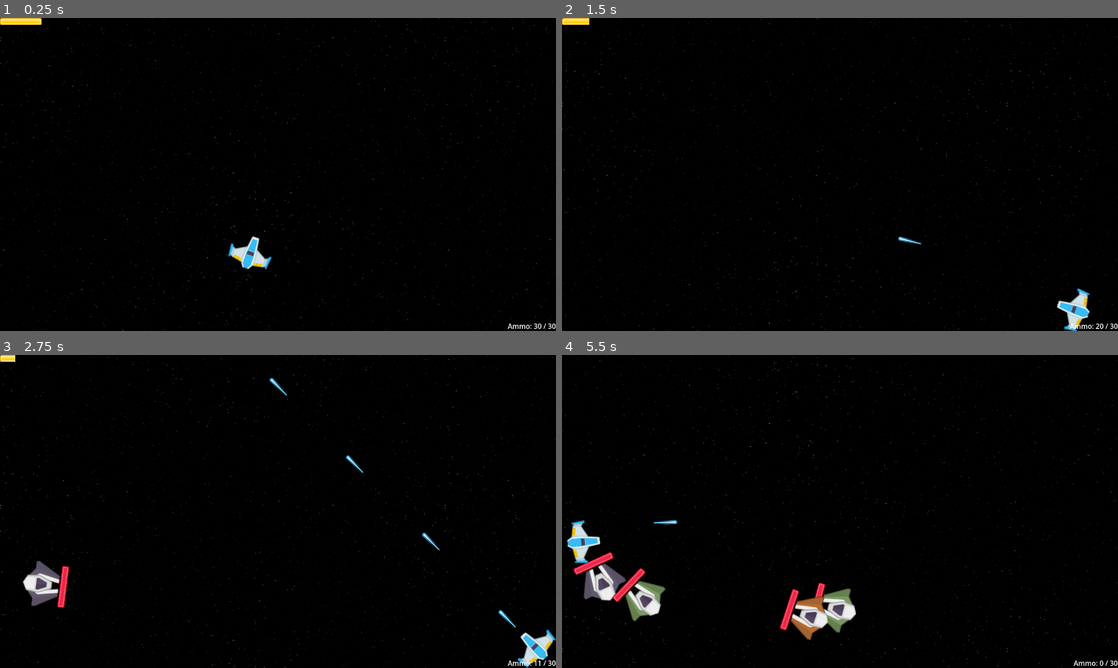
Above: before the commit, frames 1-4 (two rows, left to right).
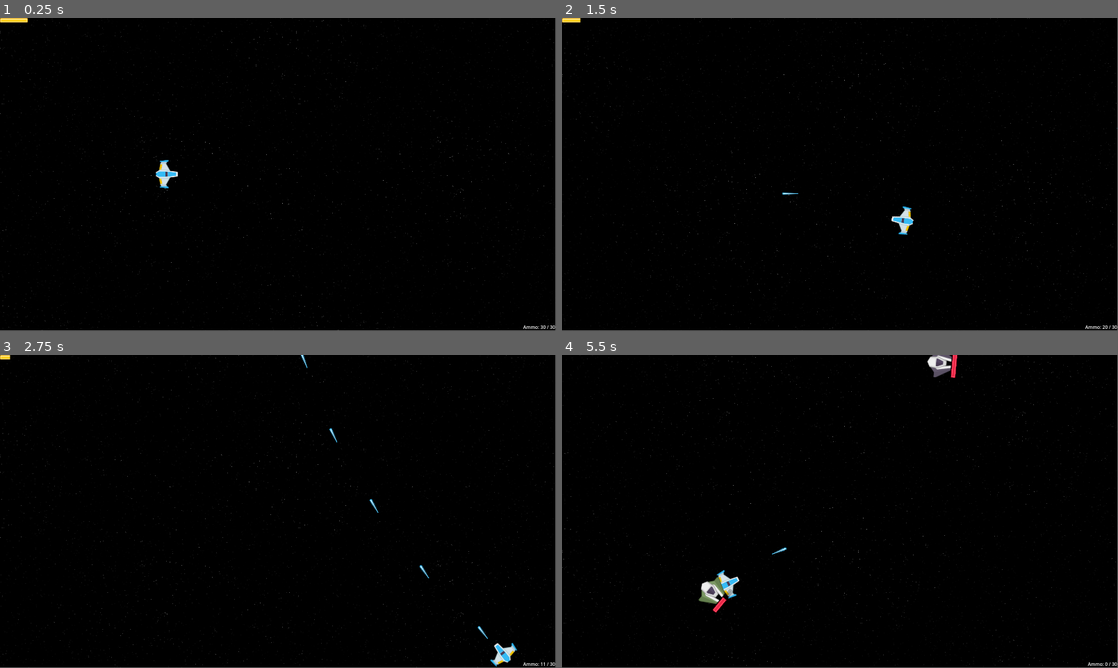
Above: after the commit, the same moments.

Repository: DavideZenobi/space-shooter
Game: Godot game, scene res://scenes/levels/level_1/level_1.tscn
The game is run twice, just before and just after one commit, with the same random seed, the same clock (stepped at 60 frames per second) and the same inputs.
Inputs (mouse positions are in pixels of both pictures, inside the frame that each line leads up to):
- Up to frame 1 (0.25 s): no input
- Up to frame 2 (1.5 s): move the mouse to (962, 158) at 0.52 s; hold D (move_right) 0.53-1.28 s; hold Space (shoot) 0.53-1.28 s; move the mouse to (728, 190) at 1.27 s; hold S (move_down) from 1.28 s (still down); tap Space (shoot) at 1.35 s
- Up to frame 3 (2.75 s): move the mouse to (333, 442) at 2.02 s; release S (move_down) at 2.03 s; hold D (move_right) from 2.03 s (still down); hold Space (shoot) from 2.03 s (still down)
- Up to frame 4 (5.5 s): move the mouse to (812, 574) at 2.77 s; release D (move_right) at 2.78 s; release Space (shoot) at 2.78 s; hold W (move_up) 2.78-3.53 s; tap Space (shoot) at 2.85, 4.35 s; move the mouse to (1006, 558) at 3.52 s; hold Space (shoot) 3.53-4.28 s; hold A (move_left) 3.53-5.03 s; move the mouse to (673, 464) at 4.27 s; move the mouse to (867, 511) at 5.02 s; hold S (move_down) from 5.03 s (still down); hold Space (shoot) from 5.03 s (still down)
In our replay, the window is 800x450 before the commit and 799x449 after it. These sizes can differ from the game's own. Grey fills any space a smaller window leaves; there, only what the larger window draws over its background counts as a difference.

The runs differ from the first frame. In frame 1, 1.3% of the frame differs, in the area x 0-100%, y 0-100%; in frame 2, 1.3%; in frame 3, 2.3%; in frame 4, 4.7%.

Commit message:
another big update

Diff:
--- a/project.godot
+++ b/project.godot
@@ -18,18 +18,20 @@
 [autoload]
 
 Util="*res://scripts/singletons/util.gd"
-ResourcesDatabase="*res://scripts/singletons/resources_database.gd"
-ScenesDatabase="*res://scripts/singletons/scenes_database.gd"
-TexturesDatabase="*res://scripts/singletons/textures_database.gd"
+ResourcesDatabase="*res://scripts/databases/resources_database.gd"
+ScenesDatabase="*res://scripts/databases/scenes_database.gd"
+TexturesDatabase="*res://scripts/databases/textures_database.gd"
 SignalBus="*res://scripts/singletons/signal_bus.gd"
 SceneManager="*res://scripts/singletons/scene_manager.gd"
 PlayerManager="*res://scripts/singletons/player_manager.gd"
 SpawnManager="*res://scripts/singletons/spawn_manager.gd"
+AudioManager="*res://scripts/singletons/audio_manager.gd"
+AudioDatabase="*res://scripts/databases/audio_database.gd"
 
 [display]
 
-window/size/viewport_width=1280
-window/size/viewport_height=720
+window/size/viewport_width=1920
+window/size/viewport_height=1080
 
 [dotnet]
 
--- a/resources/enemies/lightweight_easy.tres
+++ b/resources/enemies/lightweight_easy.tres
@@ -1,4 +1,4 @@
-[gd_resource type="Resource" script_class="EnemyType" load_steps=3 format=3 uid="uid://30umqdl18twl"]
+[gd_resource type="Resource" script_class="EnemyData" load_steps=3 format=3 uid="uid://30umqdl18twl"]
 
 [ext_resource type="Script" path="res://resources/enemies/enemy_data.gd" id="1_2117v"]
 [ext_resource type="Texture2D" uid="uid://fvkcg13a8qy" path="res://assets/enemy_ships/enemyRed1.png" id="2_hbeex"]
@@ -9,4 +9,6 @@
 difficulty = 0
 sprite = ExtResource("2_hbeex")
 health = 20
+bullet = 0
 damage = 10
+speed = 1000
--- a/resources/enemies/lightweight_hard.tres
+++ b/resources/enemies/lightweight_hard.tres
@@ -1,4 +1,4 @@
-[gd_resource type="Resource" script_class="EnemyType" load_steps=3 format=3 uid="uid://4n2my561k348"]
+[gd_resource type="Resource" script_class="EnemyData" load_steps=3 format=3 uid="uid://4n2my561k348"]
 
 [ext_resource type="Script" path="res://resources/enemies/enemy_data.gd" id="1_fc2ro"]
 [ext_resource type="Texture2D" uid="uid://df5v8ibmxm1gd" path="res://assets/enemy_ships/enemyBlack1.png" id="2_qaopr"]
@@ -9,4 +9,6 @@
 difficulty = 2
 sprite = ExtResource("2_qaopr")
 health = 50
+bullet = 0
 damage = 25
+speed = 1000
--- a/resources/enemies/lightweight_medium.tres
+++ b/resources/enemies/lightweight_medium.tres
@@ -1,4 +1,4 @@
-[gd_resource type="Resource" script_class="EnemyType" load_steps=3 format=3 uid="uid://caw5nn5m1d0g"]
+[gd_resource type="Resource" script_class="EnemyData" load_steps=3 format=3 uid="uid://caw5nn5m1d0g"]
 
 [ext_resource type="Script" path="res://resources/enemies/enemy_data.gd" id="1_fpq08"]
 [ext_resource type="Texture2D" uid="uid://biw5vim545olu" path="res://assets/enemy_ships/enemyGreen1.png" id="2_piwjv"]
@@ -9,4 +9,6 @@
 difficulty = 1
 sprite = ExtResource("2_piwjv")
 health = 30
+bullet = 0
 damage = 15
+speed = 1000
--- a/resources/enemies/tracker_easy.tres
+++ b/resources/enemies/tracker_easy.tres
@@ -1,4 +1,4 @@
-[gd_resource type="Resource" script_class="EnemyType" load_steps=3 format=3 uid="uid://c2vkso3lvmsud"]
+[gd_resource type="Resource" script_class="EnemyData" load_steps=3 format=3 uid="uid://c2vkso3lvmsud"]
 
 [ext_resource type="Script" path="res://resources/enemies/enemy_data.gd" id="1_4krm2"]
 [ext_resource type="Texture2D" uid="uid://d2sada3ixmbt4" path="res://assets/enemy_ships/enemyRed2.png" id="2_fydua"]
@@ -9,4 +9,6 @@
 difficulty = 0
 sprite = ExtResource("2_fydua")
 health = 20
+bullet = 0
 damage = 15
+speed = 1000
--- a/resources/enemies/tracker_hard.tres
+++ b/resources/enemies/tracker_hard.tres
@@ -1,4 +1,4 @@
-[gd_resource type="Resource" script_class="EnemyType" load_steps=3 format=3 uid="uid://c68jwj5r6bu0w"]
+[gd_resource type="Resource" script_class="EnemyData" load_steps=3 format=3 uid="uid://c68jwj5r6bu0w"]
 
 [ext_resource type="Script" path="res://resources/enemies/enemy_data.gd" id="1_q5nms"]
 [ext_resource type="Texture2D" uid="uid://bkrq2ggy2a2rk" path="res://assets/enemy_ships/enemyBlack2.png" id="2_dwm1l"]
@@ -9,4 +9,6 @@
 difficulty = 2
 sprite = ExtResource("2_dwm1l")
 health = 35
+bullet = 0
 damage = 45
+speed = 1000
--- a/resources/enemies/tracker_medium.tres
+++ b/resources/enemies/tracker_medium.tres
@@ -1,4 +1,4 @@
-[gd_resource type="Resource" script_class="EnemyType" load_steps=3 format=3 uid="uid://t56qbrnps80a"]
+[gd_resource type="Resource" script_class="EnemyData" load_steps=3 format=3 uid="uid://t56qbrnps80a"]
 
 [ext_resource type="Script" path="res://resources/enemies/enemy_data.gd" id="1_hkug5"]
 [ext_resource type="Texture2D" uid="uid://66ltvgh3ta5d" path="res://assets/enemy_ships/enemyGreen2.png" id="2_icdb3"]
@@ -9,4 +9,6 @@
 difficulty = 1
 sprite = ExtResource("2_icdb3")
 health = 25
+bullet = 0
 damage = 25
+speed = 1000
--- a/scenes/bullets/basic/basic_bullet.tscn
+++ /dev/null
@@ -1,19 +0,0 @@
-[gd_scene load_steps=3 format=3 uid="uid://c83gcqprq8jq7"]
-
-[ext_resource type="Texture2D" uid="uid://b8luged6pgda2" path="res://assets/player_bullets/laserBlue01.png" id="1_drx0e"]
-
-[sub_resource type="RectangleShape2D" id="RectangleShape2D_6b2vt"]
-size = Vector2(54, 8)
-
-[node name="BasicBullet" type="Node2D"]
-
-[node name="Sprite2D" type="Sprite2D" parent="."]
-rotation = 1.5708
-texture = ExtResource("1_drx0e")
-
-[node name="Area2D" type="Area2D" parent="."]
-
-[node name="CollisionShape2D" type="CollisionShape2D" parent="Area2D"]
-shape = SubResource("RectangleShape2D_6b2vt")
-
-[node name="VisibleOnScreenNotifier2D" type="VisibleOnScreenNotifier2D" parent="."]
--- a/scenes/bullets/bullet.gd
+++ b/scenes/bullets/bullet.gd
@@ -1,9 +1,12 @@
-class_name Bullet extends Node
+class_name Bullet extends Node2D
 
-var damage: int;
-var speed: int;
+@export var damage: int;
+@export var speed: int;
 
 var has_collided: bool = false;
+
+func _physics_process(delta: float) -> void:
+	position += Vector2.RIGHT.rotated(rotation) * speed * delta;
 
 func _on_area_entered(area: Area2D):
 	if has_collided:
@@ -11,7 +14,7 @@
 
 	var attack = Attack.new();
 	attack.damage = self.damage;
-	area.get_parent().get_node("HealthComponent").damage(attack);
+	area.get_parent().hitted(attack);
 
 	has_collided = true;
 	queue_free();
--- /dev/null
+++ b/scenes/bullets/enemy/basic/enemy_basic_bullet.tscn
@@ -0,0 +1,28 @@
+[gd_scene load_steps=4 format=3 uid="uid://d2rldvr5jcxbo"]
+
+[ext_resource type="Texture2D" uid="uid://bs1qaw4py4hwh" path="res://assets/enemy_bullets/laserRed01.png" id="1_4d635"]
+[ext_resource type="Script" path="res://scenes/bullets/bullet.gd" id="1_n4xvk"]
+
+[sub_resource type="RectangleShape2D" id="RectangleShape2D_u5aa4"]
+size = Vector2(53, 8)
+
+[node name="EnemyBasicBullet" type="Node2D"]
+script = ExtResource("1_n4xvk")
+damage = 10
+speed = 3000
+
+[node name="Sprite2D" type="Sprite2D" parent="."]
+rotation = 1.5708
+texture = ExtResource("1_4d635")
+
+[node name="Area2D" type="Area2D" parent="."]
+collision_layer = 8
+
+[node name="CollisionShape2D" type="CollisionShape2D" parent="Area2D"]
+position = Vector2(-0.5, 0)
+shape = SubResource("RectangleShape2D_u5aa4")
+
+[node name="VisibleOnScreenNotifier2D" type="VisibleOnScreenNotifier2D" parent="."]
+
+[connection signal="area_entered" from="Area2D" to="." method="_on_area_entered"]
+[connection signal="screen_exited" from="VisibleOnScreenNotifier2D" to="." method="_on_screen_exited"]
--- /dev/null
+++ b/scenes/bullets/player/basic/player_basic_bullet.tscn
@@ -0,0 +1,3 @@
+[gd_scene format=3 uid="uid://baov6ngi77hwr"]
+
+[node name="PlayerBasicBullet" type="Node2D"]
--- a/scenes/components/game_manager/game_manager.gd
+++ b/scenes/components/game_manager/game_manager.gd
@@ -30,7 +30,7 @@
 	## Add enemy to the tree
 	get_tree().root.add_child(new_enemy);
 	new_enemy.initialize();
-	new_enemy.global_position = Vector2(randi_range(0 + 50, 1280 - 50), randi_range(0 + 50, 720 - 50));
+	new_enemy.global_position = Vector2(randi_range(-1280 + 50, 0 - 50), randi_range(-720 + 50, 0 - 50));
 
 func spawn_bullet():
 
--- a/scenes/enemies/enemy.gd
+++ b/scenes/enemies/enemy.gd
@@ -27,3 +27,6 @@
 
 	health_component.initialize(enemy_data.health);
 	health_bar.initialize(health_component);
+
+func hitted(attack: Attack):
+	health_component.damage(attack);
--- a/scenes/enemies/tracker/tracker_enemy.gd
+++ b/scenes/enemies/tracker/tracker_enemy.gd
@@ -2,25 +2,43 @@
 
 enum States {IDLE, MOVING_TO_TARGET, TRACKING, ATTACKING};
 
-var state : States = States.MOVING_TO_TARGET;
+var state : States = States.IDLE;
 var target_position: Vector2;
 var direction: Vector2;
 
+@onready var start_moving_timer: Timer = $StartMoving;
+@onready var shoot_timer: Timer = $Shoot;
+
 func _ready():
 	target_position = Vector2(randi_range(0, 1920), randi_range(0, 1080));
+	start_moving_timer.start();
 
 func _physics_process(delta):
-	look_at(PlayerManager.get_player_position());
-	return;
-	if state == States.MOVING_TO_TARGET:
-		look_at(target_position);
-		direction = (target_position - global_position).normalized();
-		##velocity = direction * enemy_data.speed;
-		##move_and_slide();
-		if global_position.distance_to(target_position) < 10.0:
-			state = States.TRACKING;
+	match state:
+		States.IDLE:
+			look_at(target_position);
+		States.MOVING_TO_TARGET:
+			look_at(target_position);
+			direction = (target_position - global_position).normalized();
+			position += direction * enemy_data.speed * delta;
+			if global_position.distance_to(target_position) < 10.0:
+				change_state(States.TRACKING);
+				shoot_timer.start();
+		States.TRACKING:
+			look_at(PlayerManager.get_player_position());
+		States.ATTACKING:
+			pass;
 
-	elif state == States.TRACKING:
-		look_at(PlayerManager.get_player_position());
-	elif state == States.ATTACKING:
-		pass;
+func shoot():
+	SceneManager.spawn_enemy_bullet(enemy_data.bullet, bullet_spawn.global_position, rotation);
+	pass;
+
+func change_state(new_state: States):
+	state = new_state;
+	pass;
+
+func _on_shoot_timeout():
+	shoot();
+
+func _on_start_moving_timeout() -> void:
+	change_state(States.MOVING_TO_TARGET);
--- a/scenes/enemies/tracker/tracker_enemy.tscn
+++ b/scenes/enemies/tracker/tracker_enemy.tscn
@@ -28,4 +28,11 @@
 offset_bottom = 64.0
 rotation = -1.5708
 
+[node name="StartMoving" type="Timer" parent="."]
+one_shot = true
+
+[node name="Shoot" type="Timer" parent="."]
+
 [connection signal="health_changed" from="HealthComponent" to="EnemyHealthBar" method="_on_health_changed"]
+[connection signal="timeout" from="StartMoving" to="." method="_on_start_moving_timeout"]
+[connection signal="timeout" from="Shoot" to="." method="_on_shoot_timeout"]
--- /dev/null
+++ b/scenes/player/audio.gd
@@ -0,0 +1,11 @@
+extends AudioStreamPlayer2D
+
+func play_by_event(event: Util.PlayerEvents):
+	var sound_file = AudioDatabase.player[event];
+	var audio_stream = load(sound_file);
+	stream = audio_stream;
+	set_pitch_scale(apply_random_pitch());
+	play();
+
+func apply_random_pitch() -> float:
+	return randf_range(1.5, 2.5);
--- /dev/null
+++ b/scenes/player/health.gd
@@ -0,0 +1,28 @@
+class_name PlayerHealth extends Node
+
+signal health_changed;
+signal damage_taken;
+signal healing_taken;
+
+var max_health: int;
+var current_health: int;
+
+func initialize(new_max_health: int):
+	max_health = new_max_health
+	current_health = new_max_health;
+
+func damage(attack: Attack):
+	current_health -= attack.damage;
+	health_changed.emit();
+	damage_taken.emit();
+
+	if current_health <= 0:
+		get_parent().queue_free();
+
+func heal(heal: int):
+	current_health += heal;
+	health_changed.emit();
+	healing_taken.emit();
+
+	if current_health > max_health:
+		current_health = max_health;
--- a/scenes/player/player.gd
+++ b/scenes/player/player.gd
@@ -1,10 +1,10 @@
 class_name Player extends CharacterBody2D
 
 var character_type: Util.Characters = Util.Characters.PLAYER;
+var state: Util.PlayerStates = Util.PlayerStates.NORMAL;
 
 @export var max_health: int = 100;
 @export var speed: int = 800;
-@export var back_speed: int = 500;
 var direction: Vector2;
 @export var current_bullet: PackedScene;
 @export var fire_rate: float = 0.08;
@@ -16,14 +16,15 @@
 
 signal ammo_changed;
 
-@onready var audio_shoot: AudioStreamPlayer2D = $AudioShoot;
-@onready var health_component: HealthComponent = $HealthComponent;
+@onready var audio: AudioStreamPlayer2D = $Audio;
+@onready var health: PlayerHealth = $HealthComponent;
 @onready var reload_cooldown: Timer = $ReloadCooldown;
 @onready var reload: Timer = $Reload;
+@onready var invicible_timer: Timer = $Invincible;
 
 func _ready():
 	screen_size = get_viewport_rect().size;
-	health_component.initialize(max_health);
+	health.initialize(max_health);
 	current_ammo = max_ammo;
 	PlayerManager.set_player(self);
 
@@ -32,14 +33,12 @@
 
 
 func _physics_process(delta):
+	## Mira al cursor
 	var mouse_position = get_global_mouse_position();
 	look_at(mouse_position);
+
+	## Input
 	get_movement_input();
-	if direction.y > 0:
-		velocity = Vector2(direction.x * speed, direction.y * back_speed);
-	else:
-		velocity = Vector2(direction.x * speed, direction.y * speed);
-
 	velocity = Vector2(direction.x * speed, direction.y * speed);
 	move_and_slide();
 
@@ -47,13 +46,15 @@
 	position.y = clamp(position.y, 0 + 50, screen_size.y - 50);
 
 	if Input.is_action_pressed("shoot") and time_since_last_shoot <= 0 and current_ammo > 0:
+		## Shoot stuff related
 		SceneManager.spawn_player_bullet(current_bullet, $BulletSpawnMark.global_transform.origin, rotation);
-		audio_shoot.play();
 		time_since_last_shoot = fire_rate;
 		current_ammo -= 1;
 		reload_cooldown.start();
 		reload.stop();
 		ammo_changed.emit();
+
+		audio.play_by_event(Util.PlayerEvents.SHOOT);
 
 	if time_since_last_shoot > 0:
 		time_since_last_shoot = clamp(time_since_last_shoot - delta, 0, fire_rate);
@@ -71,6 +72,15 @@
 
 	direction = direction.normalized();
 
+func hitted(attack: Attack) -> void:
+	if state == Util.PlayerStates.INVINCIBLE:
+		return;
+
+	health.damage(attack);
+	audio.play_by_event(Util.PlayerEvents.DAMAGE_TAKEN);
+	state = Util.PlayerStates.INVINCIBLE;
+	invicible_timer.start();
+
 func _start_reloading():
 	reload.start();
 
@@ -79,3 +89,6 @@
 	if current_ammo == max_ammo:
 		reload.stop();
 	ammo_changed.emit();
+
+func _on_invincible_timeout():
+	state = Util.PlayerStates.NORMAL;
--- a/scenes/player/player.tscn
+++ b/scenes/player/player.tscn
@@ -3,9 +3,9 @@
 [ext_resource type="Script" path="res://scenes/player/player.gd" id="1_34q10"]
 [ext_resource type="Texture2D" uid="uid://bmsqfp7dmatrj" path="res://assets/player_ships/playerShip1_blue.png" id="2_otj2q"]
 [ext_resource type="PackedScene" uid="uid://d2otvq5dhogy4" path="res://scenes/bullets/player_normal_bullet.tscn" id="2_xchlo"]
-[ext_resource type="AudioStream" uid="uid://c3b2mhnjyk58b" path="res://assets/sounds/shoot/sfx_laser1.ogg" id="4_phmi6"]
 [ext_resource type="Script" path="res://scenes/player/style_controller.gd" id="4_u0awx"]
-[ext_resource type="PackedScene" uid="uid://dd2maeqfnn4xb" path="res://scenes/components/health_component/health_component.tscn" id="5_vqb5c"]
+[ext_resource type="Script" path="res://scenes/player/health.gd" id="5_syare"]
+[ext_resource type="Script" path="res://scenes/player/audio.gd" id="7_74s3c"]
 
 [sub_resource type="RectangleShape2D" id="RectangleShape2D_amox1"]
 size = Vector2(76, 98)
@@ -28,7 +28,6 @@
 wait_time = 0.1
 
 [node name="BlinkDuration" type="Timer" parent="Sprite2D"]
-wait_time = 4.0
 one_shot = true
 
 [node name="CollisionShape2D" type="CollisionShape2D" parent="."]
@@ -43,12 +42,13 @@
 [node name="CollisionShape2D" type="CollisionShape2D" parent="Hitbox"]
 shape = SubResource("RectangleShape2D_xphjp")
 
-[node name="AudioShoot" type="AudioStreamPlayer2D" parent="."]
-stream = ExtResource("4_phmi6")
+[node name="HealthComponent" type="Node2D" parent="."]
+script = ExtResource("5_syare")
+
+[node name="Audio" type="AudioStreamPlayer2D" parent="."]
 volume_db = -10.0
 pitch_scale = 2.0
-
-[node name="HealthComponent" parent="." instance=ExtResource("5_vqb5c")]
+script = ExtResource("7_74s3c")
 
 [node name="ReloadCooldown" type="Timer" parent="."]
 one_shot = true
@@ -56,7 +56,13 @@
 [node name="Reload" type="Timer" parent="."]
 wait_time = 0.05
 
+[node name="Invincible" type="Timer" parent="."]
+one_shot = true
+
 [connection signal="timeout" from="Sprite2D/BlinkInterval" to="Sprite2D" method="_alternate_blink_effect"]
 [connection signal="timeout" from="Sprite2D/BlinkDuration" to="Sprite2D" method="_stop_blink_effect"]
+[connection signal="damage_taken" from="HealthComponent" to="Sprite2D" method="_on_taken_damage"]
+[connection signal="healing_taken" from="HealthComponent" to="Sprite2D" method="_on_healing_taken"]
 [connection signal="timeout" from="ReloadCooldown" to="." method="_start_reloading"]
 [connection signal="timeout" from="Reload" to="." method="_reload_ammo"]
+[connection signal="timeout" from="Invincible" to="." method="_on_invincible_timeout"]
--- a/scenes/player/style_controller.gd
+++ b/scenes/player/style_controller.gd
@@ -6,6 +6,7 @@
 
 
 func _on_taken_damage():
+	print("hey")
 	blink_duration.start();
 	blink_interval.start();
 	modulate = Color.INDIAN_RED;
@@ -20,6 +21,7 @@
 	modulate = Color(1, 1, 1, 1);
 
 func _alternate_blink_effect():
+
 	if modulate.a == 1:
 		modulate.a = 0.2;
 	else:
--- /dev/null
+++ b/scripts/databases/audio_database.gd
@@ -0,0 +1,9 @@
+extends Node
+
+var player = {
+	Util.PlayerEvents.SHOOT: "res://assets/sounds/player/shoot/sfx_shoot.ogg",
+	Util.PlayerEvents.DAMAGE_TAKEN: "res://assets/sounds/player/damage_taken/sfx_damageTaken.ogg",
+	Util.PlayerEvents.HEALING_TAKEN: "",
+	Util.PlayerEvents.POWER_UP_TAKEN: "",
+	Util.PlayerEvents.DIE: "",
+}
--- a/scripts/singletons/scenes_database.gd
+++ b/scripts/databases/scenes_database.gd
@@ -14,5 +14,5 @@
 }
 
 var enemy_bullets: Dictionary = {
-	Util.EnemyBullets.BASIC: "",
+	Util.EnemyBullets.BASIC: "res://scenes/bullets/enemy/basic/enemy_basic_bullet.tscn",
 };
--- /dev/null
+++ b/scripts/singletons/audio_manager.gd
@@ -0,0 +1,7 @@
+extends Node
+
+
+
+func apply_randomness():
+
+	pass;
--- a/scripts/singletons/player_manager.gd
+++ b/scripts/singletons/player_manager.gd
@@ -3,7 +3,7 @@
 var player: CharacterBody2D;
 
 func set_player(new_player: CharacterBody2D):
-	self.player = new_player;
+	player = new_player;
 
 func get_player_position():
 	return player.global_position;
--- /dev/null
+++ b/scripts/singletons/record_manager.gd
@@ -0,0 +1,11 @@
+extends Node
+
+
+# Called when the node enters the scene tree for the first time.
+func _ready():
+	pass # Replace with function body.
+
+
+# Called every frame. 'delta' is the elapsed time since the previous frame.
+func _process(delta):
+	pass
--- a/scripts/singletons/util.gd
+++ b/scripts/singletons/util.gd
@@ -15,6 +15,19 @@
 
 enum PlayerTypes { BASIC }
 
+enum PlayerStates {
+	NORMAL,
+	INVINCIBLE,
+}
+
+enum PlayerEvents {
+	SHOOT,
+	DAMAGE_TAKEN,
+	HEALING_TAKEN,
+	POWER_UP_TAKEN,
+	DIE,
+}
+
 enum Backgrounds {
 	BASIC,
 }
@@ -24,6 +37,11 @@
 	TRACKER,
 	TANK,
 	BOMBARDIER,
+}
+
+enum AttackTypes {
+	BULLET,
+	SHIP,
 }
 
 enum PlayerBullets {
Not shown, added: assets/sounds/player/damage_taken/sfx_damageTaken.ogg.import
Not shown, added: assets/sounds/player/shoot/sfx_shoot.ogg.import
Not shown, removed: assets/sounds/shoot/sfx_laser1.ogg.import
Renamed: scripts/singletons/resources_database.gd -> scripts/databases/resources_database.gd
Renamed: scripts/singletons/textures_database.gd -> scripts/databases/textures_database.gd
Not shown, added: assets/sounds/player/damage_taken/sfx_damageTaken.ogg
Not shown, added: assets/sounds/player/shoot/sfx_shoot.ogg
